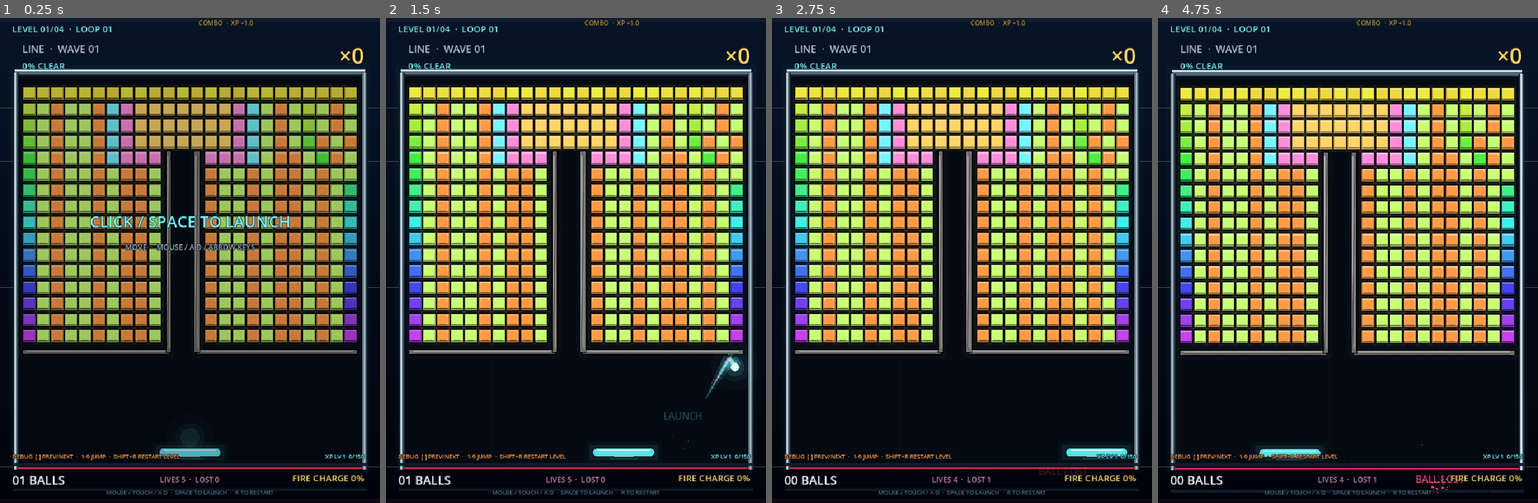
Above: before the commit, frames 1-4 (left to right).
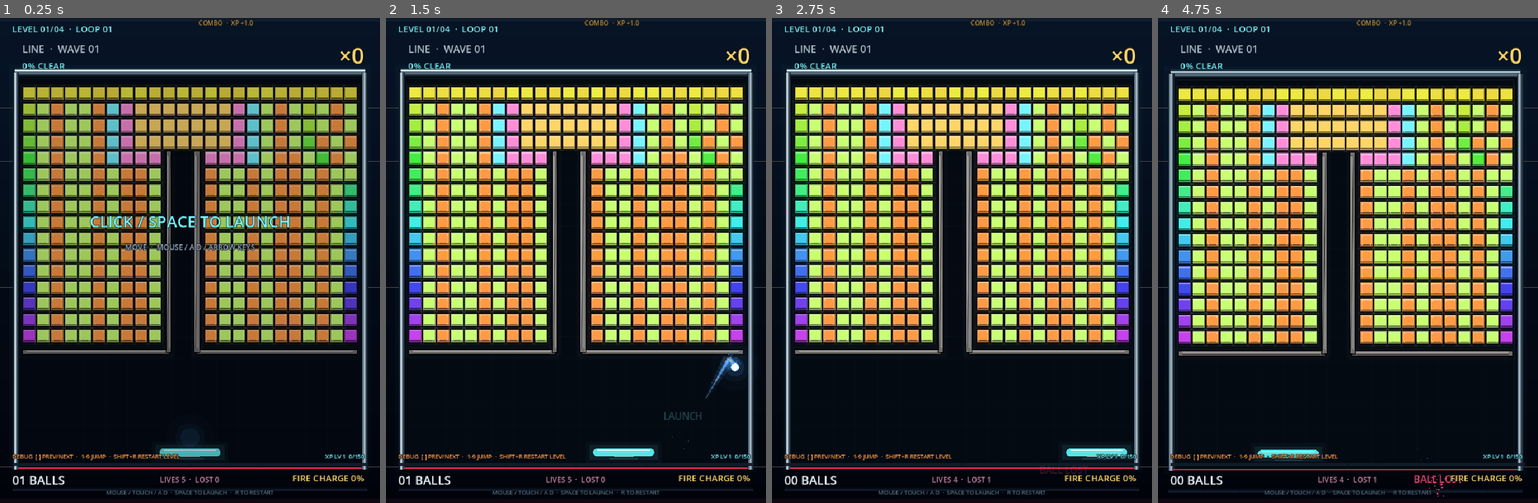
Above: after the commit, the same moments.

Repository: soryu-ryouji/ping-pong
Game: Godot game, scene res://main.tscn
Two runs of this game, one before a commit and one after it. Both use one fixed random seed, a clock stepped at 60 frames per second and the inputs below.
Inputs (mouse positions are in pixels of both pictures, inside the frame that each line leads up to):
- Up to frame 1 (0.25 s): no input
- Up to frame 2 (1.5 s): tap Enter at 0.5, 0.6 s; move the mouse to (659, 236) at 0.52 s; hold Right (ui_right) 0.53-1.25 s; click (659, 236) at 0.67 s; tap Space at 0.77, 1.07 s; tap R at 0.8 s; drag from (500, 284) to (557, 357) at 1.27 s
- Up to frame 3 (2.75 s): move the mouse to (1000, 153) at 2.02 s; hold Right (ui_right) from 2.03 s (still down); tap Space at 2.1 s; click (1000, 153) at 2.17 s; tap Enter at 2.3 s
- Up to frame 4 (4.75 s): release Right (ui_right) at 2.75 s; drag from (1329, 357) to (1234, 187) at 2.77 s; move the mouse to (1462, 333) at 3.52 s; hold Left (ui_left) 3.53-4.25 s; tap R at 3.6 s; click (1462, 333) at 3.67 s; tap Space at 3.77, 3.8, 4.07 s; drag from (1234, 187) to (1291, 139) at 4.27 s

The runs differ from the first frame. In frame 2, 0.1% of the frame differs, in the area x 85-94%, y 69-78%; in frame 3, less than 0.1%; in frame 4, 24%, in the area x 2-97%, y 10-99%.

Commit message:
feat: 完善清关等待、球速表现与等级奖励

Diff:
--- a/resources/game_config.tres
+++ b/resources/game_config.tres
@@ -1,8 +1,9 @@
-[gd_resource type="Resource" script_class="GameConfig" load_steps=4 format=3]
+[gd_resource type="Resource" script_class="GameConfig" load_steps=5 format=3]
 
 [ext_resource type="Script" path="res://scripts/data/game_config.gd" id="1"]
 [ext_resource type="Resource" path="res://resources/powerup_catalog.tres" id="3"]
 [ext_resource type="Resource" path="res://resources/upgrades/extra_life.tres" id="4"]
+[ext_resource type="Resource" path="res://resources/upgrades/ball_split.tres" id="5"]
 
 [resource]
 script = ExtResource("1")
@@ -28,8 +29,8 @@
 random_seed = 1592639710
 base_ball_speed = 470.0
 wave_speed_increment = 18.0
-bounce_speed_increment = 1.5
-max_ball_speed = 1410.0
+bounce_speed_increment = 7.0
+max_ball_speed = 5000.0
 maximum_launch_balls = 7
 combo_first_life_reward = 30
 combo_life_reward_interval = 35
@@ -48,5 +49,5 @@
 fire_charge_per_hit = 3.4
 level_manifest = "res://resources/levels/levels.txt"
 debug_tools = true
-level_up_reward = ExtResource("4")
+level_up_rewards = Array[ExtResource("4")]([ExtResource("4"), ExtResource("5")])
 powerups = ExtResource("3")
--- /dev/null
+++ b/resources/upgrades/ball_split.tres
@@ -0,0 +1,10 @@
+[gd_resource type="Resource" script_class="BallSplitReward" load_steps=2 format=3]
+
+[ext_resource type="Script" path="res://scripts/data/ball_split_reward.gd" id="1"]
+
+[resource]
+script = ExtResource("1")
+id = &"ball_split"
+display_name = "Ball Split"
+description = "Split every active ball into two."
+color = Color(0.470588, 0.956863, 1, 1)
--- a/scripts/core/game_world.gd
+++ b/scripts/core/game_world.gd
@@ -8,6 +8,7 @@
 const PINK := Color("#ff8dd8")
 const GREEN := Color("#c9ff72")
 const DANGER := Color("#ff4d79")
+const BLUE := Color("#4da3ff")
 
 enum State { READY, PLAYING, CLEARED, GAME_OVER }
 
@@ -31,13 +32,10 @@
 var xp_flash := 0.0
 var remaining_bricks := 0
 var total_bricks := 1
-var remaining_breakable_walls := 0
-var total_breakable_walls := 0
 var clear_fraction := 0.0
 var fire_energy := 0.0
 var fire_time := 0.0
 var respawn_timer := 0.0
-var state_timer := 0.0
 var game_time := 0.0
 
 var paddle_x := 360.0
@@ -83,7 +81,6 @@
     fire_energy = 0.0
     fire_time = 0.0
     game_time = 0.0
-    state_timer = 0.0
     paddle_width = config.paddle_width
     paddle_flash = 0.0
     state = State.READY
@@ -101,8 +98,6 @@
         breakable_walls.clear()
         total_bricks = 1
         remaining_bricks = 0
-        remaining_breakable_walls = 0
-        total_breakable_walls = 0
         clear_fraction = 1.0
         return
     bricks = LevelGenerator.generate(definition, rng)
@@ -123,8 +118,6 @@
     for brick in bricks:
         if brick.alive:
             remaining_bricks += 1
-    total_breakable_walls = breakable_walls.size()
-    remaining_breakable_walls = total_breakable_walls
     _update_clear_fraction()
 
 
@@ -188,7 +181,6 @@
     next_life_reward_at = config.combo_first_life_reward
     fire_energy = 0.0
     fire_time = 0.0
-    state_timer = 0.0
     build_level()
     reset_ball_state()
     state = State.READY
@@ -213,7 +205,7 @@
     elif state == State.GAME_OVER:
         reset_run()
     elif state == State.CLEARED:
-        state_timer = 0.0
+        next_level()
 
 
 func step(delta: float) -> void:
@@ -239,9 +231,7 @@
         update_powerups(delta)
         update_balls(delta)
     elif state == State.CLEARED:
-        state_timer -= delta
-        if state_timer <= 0.0:
-            next_level()
+        update_balls(delta, false)
 
     update_bricks(delta)
 
@@ -298,13 +288,15 @@
     ball.velocity = ball.velocity.normalized() * target
 
 
-func update_balls(delta: float) -> void:
+func update_balls(delta: float, handle_loss := true) -> void:
     for index in range(balls.size() - 1, -1, -1):
         var ball := balls[index]
         var lost := collision.step(self, ball, delta)
         if lost:
             var lost_position := ball.position
             balls.remove_at(index)
+            if not handle_loss or state != State.PLAYING:
+                continue
             lost_count += 1
             combo = 0
             next_life_reward_at = config.combo_first_life_reward
@@ -388,7 +380,7 @@
             GOLD
         )
         event.value = xp_level
-        var reward_text := apply_level_up_reward(config.level_up_reward)
+        var reward_text := apply_level_up_reward(reward_for_level(xp_level))
         var label := "LEVEL UP"
         if not reward_text.is_empty():
             label += "  ·  " + reward_text
@@ -401,8 +393,15 @@
         )
 
 
+func reward_for_level(level: int) -> UpgradeReward:
+    if config.level_up_rewards.is_empty():
+        return null
+    var index := clampi(level - 2, 0, config.level_up_rewards.size() - 1)
+    return config.level_up_rewards[index]
+
+
 func apply_level_up_reward(reward: UpgradeReward = null) -> String:
-    var chosen := reward if reward != null else config.level_up_reward
+    var chosen := reward if reward != null else reward_for_level(xp_level)
     if chosen == null:
         return ""
     return chosen.apply(self)
@@ -518,7 +517,7 @@
     add_xp(xp_gain_for_combo(combo))
     while combo >= next_life_reward_at:
         next_life_reward_at += config.combo_life_reward_interval
-        var reward_text := apply_level_up_reward(config.level_up_reward)
+        var reward_text := apply_level_up_reward(reward_for_level(xp_level))
         var reward_label := "COMBO REWARD"
         if not reward_text.is_empty():
             reward_label += "  ·  " + reward_text
@@ -537,10 +536,6 @@
     var center := wall.rect.get_center()
     if wall.hp <= 0:
         wall.alive = false
-        if breakable_walls.has(wall):
-            remaining_breakable_walls = maxi(0, remaining_breakable_walls - 1)
-            _update_clear_fraction()
-            _check_level_clear()
         var destroyed := emit_event(GameEvent.Type.BREAKABLE_WALL_DESTROYED, center, GOLD)
         destroyed.value = wall.max_hp
         add_message(center, "WALL BREAK", GOLD, 20, 0.9)
@@ -607,13 +602,11 @@
 
 
 func _update_clear_fraction() -> void:
-    var total := maxi(total_bricks + total_breakable_walls, 1)
-    var remaining := remaining_bricks + remaining_breakable_walls
-    clear_fraction = 1.0 - float(remaining) / float(total)
+    clear_fraction = 1.0 - float(remaining_bricks) / float(maxi(total_bricks, 1))
 
 
 func _check_level_clear() -> void:
-    if remaining_bricks <= 0 and remaining_breakable_walls <= 0:
+    if remaining_bricks <= 0:
         clear_level()
 
 
@@ -621,11 +614,38 @@
     if state == State.CLEARED:
         return
     state = State.CLEARED
-    state_timer = 2.35
     clear_fraction = 1.0
     powerups.clear()
     emit_event(GameEvent.Type.LEVEL_CLEARED, Vector2(config.screen_size.x * 0.5, 330.0), GREEN)
     add_message(Vector2(config.screen_size.x * 0.5, 330.0), "LEVEL CLEAR", GREEN, 34, 1.5)
+
+
+func ball_speed_color(speed: float) -> Color:
+    var red_threshold := maxf(config.breakable_wall_min_speed, 1.0)
+    if speed >= red_threshold:
+        return DANGER
+    if speed >= red_threshold * 0.78:
+        return ORANGE
+    if speed >= red_threshold * 0.55:
+        return GOLD
+    return BLUE
+
+
+func ball_speed_intensity(speed: float) -> float:
+    var red_threshold := maxf(config.breakable_wall_min_speed, 1.0)
+    var span := maxf(config.max_ball_speed - red_threshold, 1.0)
+    return clampf((speed - red_threshold) / span, 0.0, 1.0)
+
+
+func ball_visual_scale(speed: float) -> float:
+    var red_threshold := maxf(config.breakable_wall_min_speed, 1.0)
+    var effective_speed := minf(speed, config.max_ball_speed)
+    var steps := maxf(0.0, effective_speed - red_threshold) / 100.0
+    return minf(1.0 + steps * 0.30, 2.5)
+
+
+func ball_visual_color(speed: float) -> Color:
+    return ball_speed_color(speed).lerp(Color.WHITE, ball_speed_intensity(speed) * 0.42)
 
 
 func paddle_max_width() -> float:
--- /dev/null
+++ b/scripts/data/ball_split_reward.gd
@@ -0,0 +1,7 @@
+class_name BallSplitReward
+extends UpgradeReward
+
+
+func apply(world: Variant) -> String:
+    var added: int = world.double_balls(color)
+    return "BALLS ×2" if added > 0 else "MAX BALLS"
--- a/scripts/data/game_config.gd
+++ b/scripts/data/game_config.gd
@@ -24,8 +24,8 @@
 @export var random_seed := 0x5EEDC0DE
 @export var base_ball_speed := 470.0
 @export var wave_speed_increment := 18.0
-@export var bounce_speed_increment := 1.5
-@export var max_ball_speed := 1410.0
+@export var bounce_speed_increment := 7.0
+@export var max_ball_speed := 5000.0
 @export var maximum_launch_balls := 7
 @export var combo_first_life_reward := 30
 @export var combo_life_reward_interval := 35
@@ -35,7 +35,7 @@
 @export var xp_combo_scale := 0.05
 @export var xp_required_base := 150.0
 @export var xp_required_growth := 1.4
-@export var level_up_reward: UpgradeReward
+@export var level_up_rewards: Array[UpgradeReward] = []
 
 @export_range(0.0, 1.0) var powerup_drop_chance := 0.14
 @export var powerup_pity_limit := 8
--- a/scripts/presentation/game_effects.gd
+++ b/scripts/presentation/game_effects.gd
@@ -61,7 +61,7 @@
                 var side := Vector2(-ball.velocity.y, ball.velocity.x).normalized()
                 emit_fire_ember(ball.position + side * rng.randf_range(-5.0, 5.0))
             if world.is_fire_active() or rng.randf() < 0.62:
-                emit_ball_spark(ball, world.is_fire_active())
+                emit_ball_spark(ball, world.is_fire_active(), world.ball_visual_color(ball.velocity.length()))
 
 
 func handle_event(event: GameEvent, world: GameWorld) -> void:
@@ -162,11 +162,11 @@
         particles = particles.slice(particles.size() - 760)
 
 
-func emit_ball_spark(ball: BallData, fire: bool) -> void:
+func emit_ball_spark(ball: BallData, fire: bool, speed_color: Color) -> void:
     var direction := ball.velocity.normalized()
     var side := Vector2(-direction.y, direction.x)
     var life := rng.randf_range(0.16, 0.46)
-    var color := GOLD.lerp(PINK, rng.randf()) if fire else CYAN.lerp(PINK, rng.randf_range(0.0, 0.35))
+    var color := speed_color.lerp(PINK, rng.randf_range(0.15, 0.55)) if fire else speed_color.lerp(PINK, rng.randf_range(0.0, 0.28))
     particles.append({
         "pos": ball.position - direction * rng.randf_range(4.0, 12.0) + side * rng.randf_range(-4.0, 4.0),
         "vel": -direction * rng.randf_range(22.0, 90.0) + side * rng.randf_range(-34.0, 34.0),
--- a/scripts/presentation/game_hud.gd
+++ b/scripts/presentation/game_hud.gd
@@ -108,13 +108,9 @@
         GameWorld.State.GAME_OVER:
             show_status("GAME OVER", "CLICK / SPACE TO RESTART", PINK)
         GameWorld.State.CLEARED:
-            var next_hint := "NEXT LEVEL INCOMING"
+            var next_hint := "CLICK / SPACE TO CONTINUE"
             if world.is_last_level():
-                next_hint = "LOOPING TO LEVEL 01"
-            else:
-                var next_level := world.levels[world.next_level_index()]
-                if not next_level.display_name.is_empty():
-                    next_hint = "NEXT: " + next_level.display_name.to_upper()
+                next_hint = "CLICK / SPACE TO LOOP"
             show_status("LEVEL CLEAR", next_hint, GREEN)
         GameWorld.State.PLAYING:
             status_label.visible = false
--- a/scripts/presentation/game_renderer.gd
+++ b/scripts/presentation/game_renderer.gd
@@ -62,7 +62,8 @@
 
     draw_set_transform(Vector2.ZERO, 0.0, Vector2.ONE)
     if world.state != GameWorld.State.PLAYING:
-        draw_rect(field_rect(), Color(0.0, 0.01, 0.03, 0.22), true)
+        var dim_alpha := 0.06 if world.state == GameWorld.State.CLEARED else 0.22
+        draw_rect(field_rect(), Color(0.0, 0.01, 0.03, dim_alpha), true)
     if effects.flash_alpha > 0.001:
         draw_rect(Rect2(Vector2.ZERO, config.screen_size), Color(0.55, 0.86, 1.0, effects.flash_alpha), true)
     draw_xp_meter()
@@ -287,15 +288,16 @@
         if ball.trail.size() < 2:
             continue
         var fire := world.is_fire_active()
+        var base_color := world.ball_visual_color(ball.velocity.length())
         for index in range(ball.trail.size() - 1):
             var ratio := float(index) / float(maxi(ball.trail.size() - 1, 1))
             var alpha := (0.18 + ratio * 0.82) * (1.0 if fire else 0.92)
             var width := 1.8 + ratio * (8.0 if fire else 6.5)
-            var color := GOLD if fire else CYAN
+            var color := base_color
             if not fire and index % 5 == 0:
-                color = PINK.lerp(CYAN, 0.25)
+                color = base_color.lightened(0.35)
             elif fire and index % 3 == 0:
-                color = PINK
+                color = ORANGE
             draw_line(ball.trail[index], ball.trail[index + 1], Color(color.r, color.g, color.b, alpha * 0.22), width * 3.3, true)
             draw_line(ball.trail[index], ball.trail[index + 1], Color(color.r, color.g, color.b, alpha), width, true)
             draw_line(ball.trail[index], ball.trail[index + 1], Color(1.0, 1.0, 1.0, alpha * 0.58), maxf(1.0, width * 0.24), true)
@@ -342,19 +344,24 @@
 
 func draw_balls() -> void:
     if world.state == GameWorld.State.READY:
-        draw_ball_glow(Vector2(world.paddle_x, config.paddle_y - 28.0), 6.0, CYAN, 0.8)
+        draw_ball_glow(Vector2(world.paddle_x, config.paddle_y - 28.0), 6.0, world.ball_visual_color(config.base_ball_speed), 0.8)
         return
     for ball in world.balls:
         var fire := world.is_fire_active()
-        var color := GOLD if fire else CYAN
-        draw_ball_glow(ball.position, ball.radius, color, 1.0)
+        var speed := ball.velocity.length()
+        var intensity := world.ball_speed_intensity(speed)
+        var visual_radius := ball.radius * world.ball_visual_scale(speed)
+        var color := world.ball_visual_color(speed)
+        draw_ball_glow(ball.position, visual_radius, color, 1.0)
+        if intensity > 0.01:
+            draw_circle(ball.position, visual_radius * 2.4, Color(color.r, color.g, color.b, 0.08 * intensity))
         if fire:
-            draw_circle(ball.position, ball.radius + 3.0, Color(PINK.r, PINK.g, PINK.b, 0.35))
-        draw_circle(ball.position, ball.radius + 1.2, color)
-        draw_circle(ball.position, ball.radius, Color("#fff5dc") if fire else Color("#f6ffff"))
-        draw_circle(ball.position + Vector2(-1.5, -1.5), maxf(1.2, ball.radius * 0.34), Color.WHITE)
-        draw_line(ball.position + Vector2(-2, -12), ball.position + Vector2(-2, -7), Color(color.r, color.g, color.b, 0.65), 1.0, true)
-        draw_line(ball.position + Vector2(2, -12), ball.position + Vector2(2, -7), Color(color.r, color.g, color.b, 0.65), 1.0, true)
+            draw_circle(ball.position, visual_radius + 4.0, Color(ORANGE.r, ORANGE.g, ORANGE.b, 0.28))
+        draw_circle(ball.position, visual_radius + 1.2, color)
+        draw_circle(ball.position, visual_radius, Color.WHITE)
+        draw_circle(ball.position + Vector2(-1.5, -1.5), maxf(1.2, visual_radius * 0.34), Color.WHITE)
+        draw_line(ball.position + Vector2(-2, -visual_radius * 1.7), ball.position + Vector2(-2, -visual_radius * 1.0), Color(color.r, color.g, color.b, 0.65), 1.0, true)
+        draw_line(ball.position + Vector2(2, -visual_radius * 1.7), ball.position + Vector2(2, -visual_radius * 1.0), Color(color.r, color.g, color.b, 0.65), 1.0, true)
 
 
 func draw_ball_glow(position: Vector2, radius: float, color: Color, alpha: float) -> void:
--- a/scripts/systems/collision_system.gd
+++ b/scripts/systems/collision_system.gd
@@ -77,7 +77,8 @@
         ball.velocity = new_velocity.normalized() * speed
     else:
         ball.velocity = Vector2(incoming_side * speed * 0.2, -speed * 0.98).normalized() * speed
-    world.on_paddle_hit(ball.position)
+    if world.state == GameWorld.State.PLAYING:
+        world.on_paddle_hit(ball.position)
 
 
 func collide_walls(world: Variant, ball: BallData) -> void:
Not shown, added: scripts/data/ball_split_reward.gd.uid
